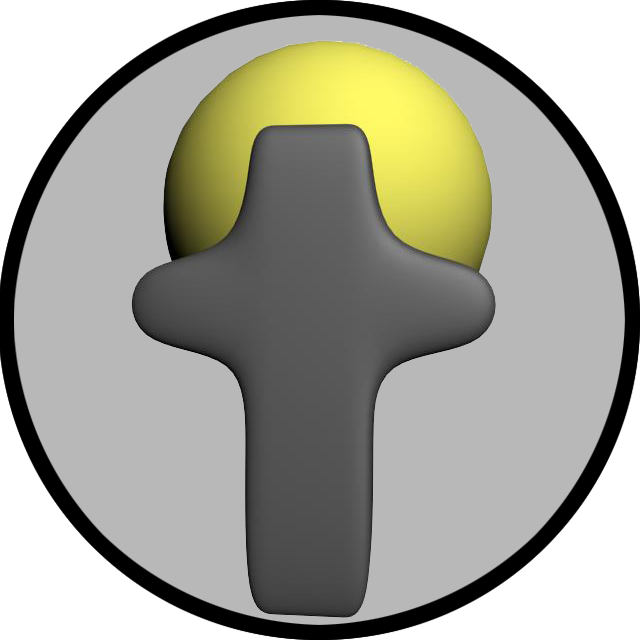
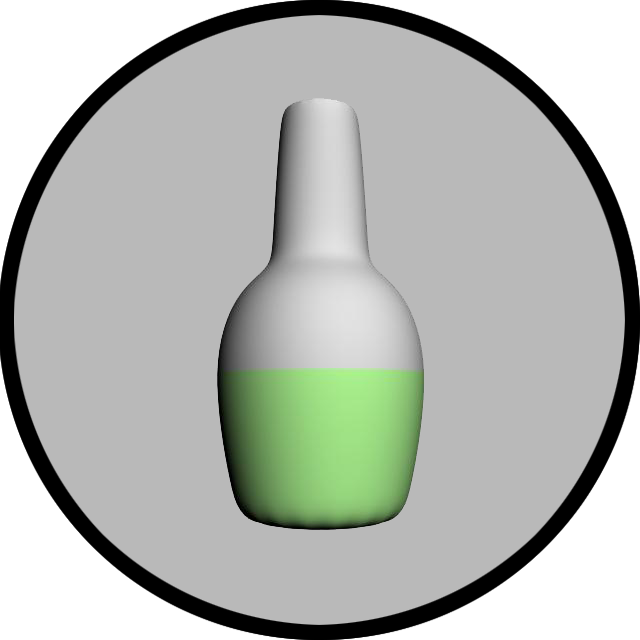
Layer changes from the first 640 x 640 image to the second:
hid "Calque 2" over [131, 40, 496, 618]
showed "Calque 0" over [217, 97, 425, 530]
hid "Fond 1 copie 3" over [0, 0, 640, 640]
hid "Fond 1 copie 2" over [0, 0, 640, 640]
showed "Fond 1" over [0, 0, 640, 640]
